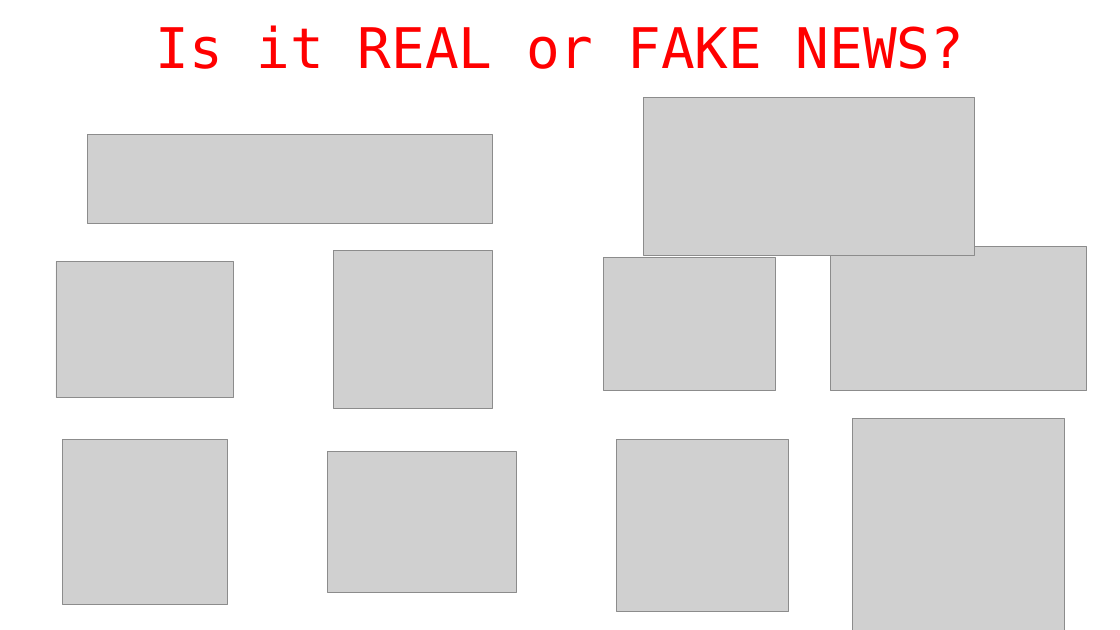
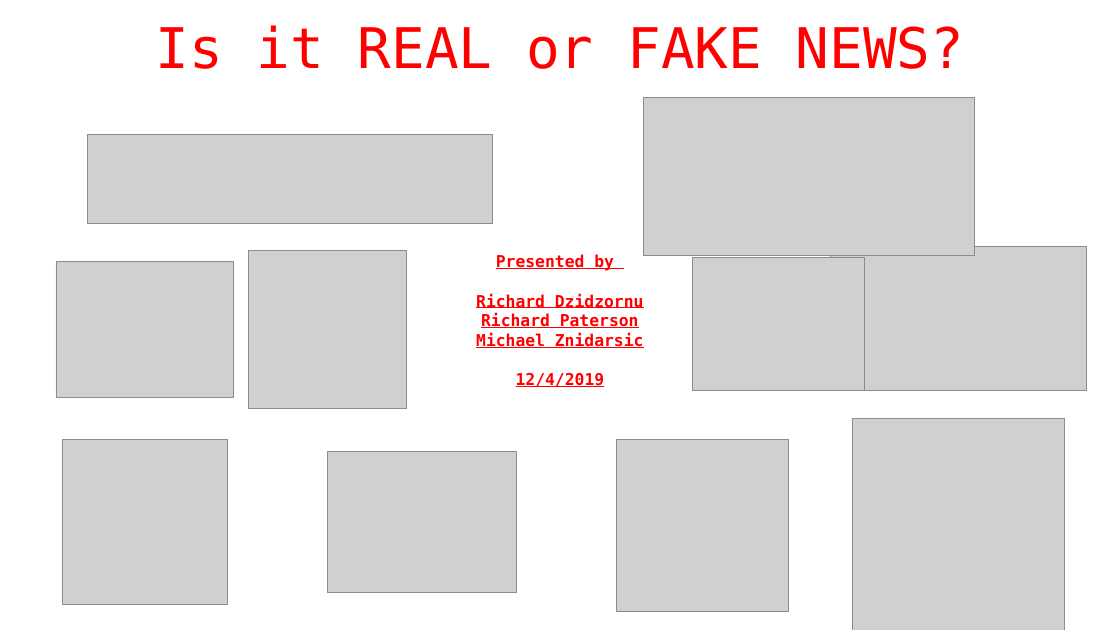
Before and after one commit to richpatanalytics/FakeNewsAnalysis, a slide deck: slide 1 of FakeNewsProjectPresentation.pptx. Drawn at 1120x630 pixels with LibreOffice and Linux fonts; fonts in the diff are those of the drawing; grey boxes stand for pictures. Boxes give left, top, right and bottom in pixels: in the first picture for what was removed or moved away, otherwise in the second. Text is boxed around its words. In the diff, an @@ line names an element or a change of style, - is before the commit and + after.

```diff
--- a/FakeNewsProjectPresentation.pptx
+++ b/FakeNewsProjectPresentation.pptx
@@ picture: place and size @@
-picture at bbox=[334, 250, 492, 408]
+picture at bbox=[248, 250, 406, 408]
@@ text added at bbox=[476, 254, 644, 387], 14 pt, text #FF0000, bold, underline @@
+Presented by
+Richard Dzidzornu
+Richard Paterson
+Michael Znidarsic
+12/4/2019
@@ picture: place and size @@
-picture at bbox=[604, 258, 776, 391]
+picture at bbox=[692, 258, 865, 391]
```
Also in this commit, not shown: 1 other slide changed.
